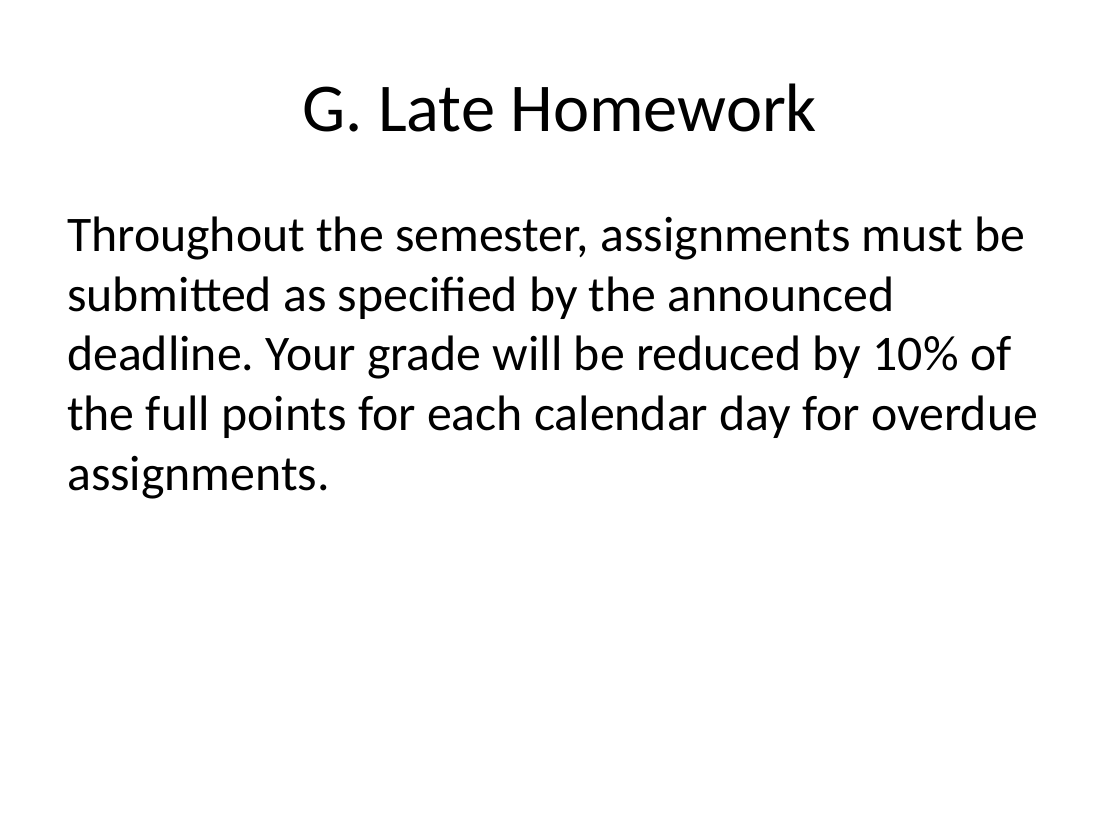
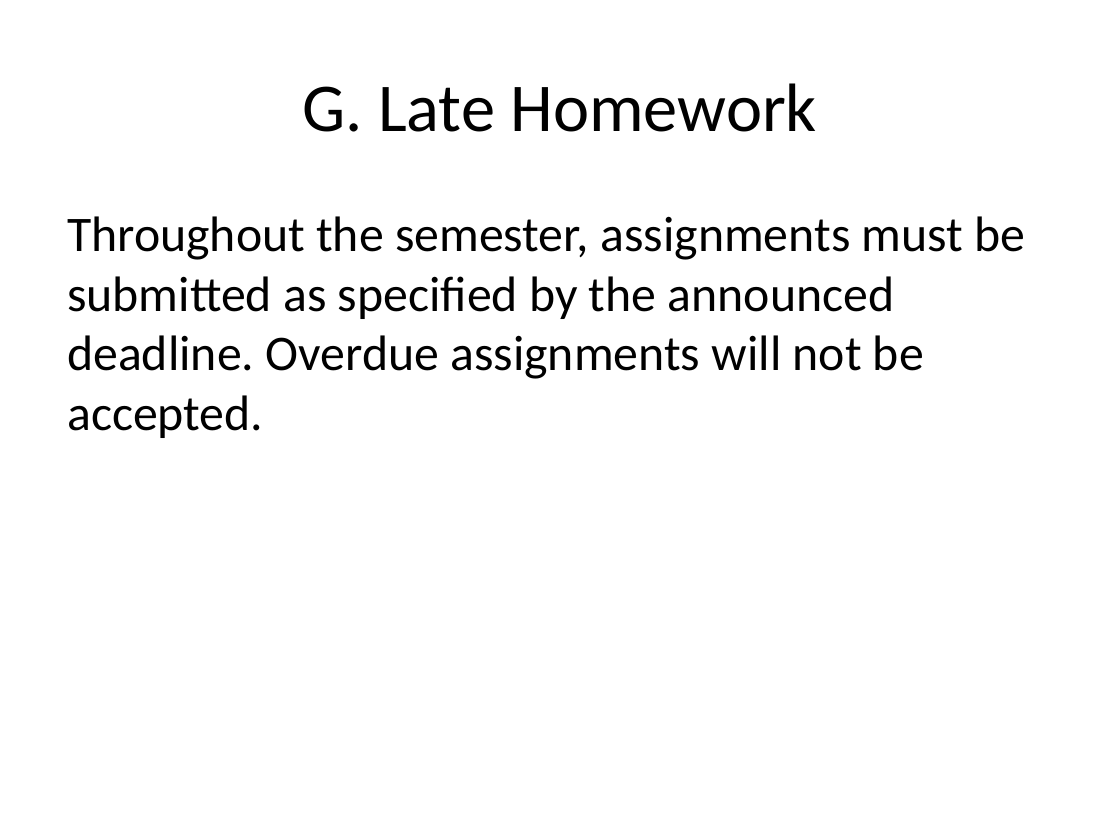
Before and after one commit to ucoruh/ce100-algorithms-and-programming-II, a slide deck: slide 38 of docs/syllabus/syllabus.en.md_word.pptx. Drawn at 1120x840 pixels with LibreOffice and Linux fonts; fonts in the diff are those of the drawing. Boxes give left, top, right and bottom in pixels: in the first picture for what was removed or moved away, otherwise in the second. Text is boxed around its words. In the diff, an @@ line names an element or a change of style, - is before the commit and + after.

Commit message:
Syllabus Updated for 2022 2023 Spring Term, Week Content Updated But Slides Are Not Modified
Week-3 merged with Week-4 and Week-4 selected as homework control week midterm homework 1
Week-6 merged with Week-7 and Week-7 selected as homework control week for midterm homework 2
Week-11 merged with Week-12 and Week-12 selected as homework control week for final homework 1
Week-15 review week selected as homework control week for final homework 2

```diff
--- a/docs/syllabus/syllabus.en.md_word.pptx
+++ b/docs/syllabus/syllabus.en.md_word.pptx
@@ text at [67, 216, 1026, 438]: text changed @@
-Throughout the semester, assignments must be submitted as specified by the announced deadline. Your grade will be reduced by 10% of the full points for each calendar day for overdue assignments.
+Throughout the semester, assignments must be submitted as specified by the announced deadline. Overdue assignments will not be accepted.
```
Also in this commit, not shown: 11 other slides changed, 1 slide removed, 14 other files.
